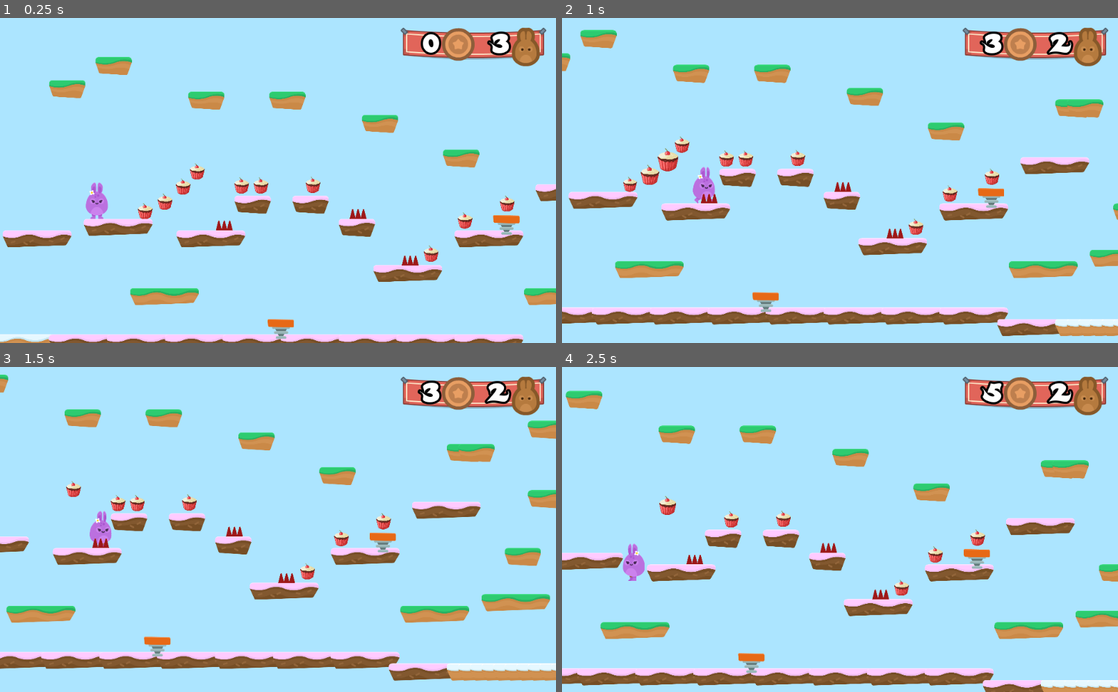
Above: before the commit, frames 1-4 (two rows, left to right).
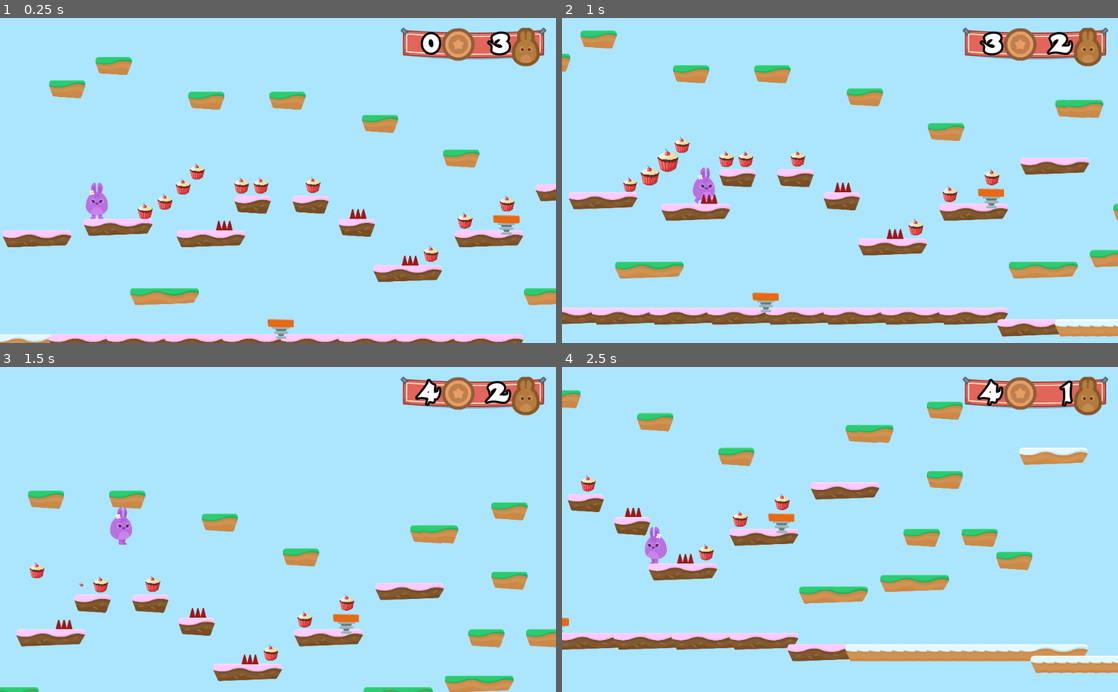
Above: after the commit, the same moments.

Repository: vrudas/hoppy-days
Game: Godot game, scene res://Levels/Level1.tscn
Two runs of this game, one before a commit and one after it. Both use one fixed random seed, a clock stepped at 60 frames per second and the inputs below.
Inputs:
- Up to frame 1 (0.25 s): no input
- Up to frame 2 (1 s): hold D (right) from 0.53 s (still down); tap W (jump) at 0.77 s
- Up to frame 3 (1.5 s): keep holding D (right)
- Up to frame 4 (2.5 s): tap W (jump) at 1.52 s; release D (right) at 2.03 s; hold A (left) from 2.03 s (still down)

Frame 1 is identical in both runs. In frame 2, 2.6% of the frame differs, in the area x 0-100%, y 3-99%; in frame 3, 23%; in frame 4, 25%, in the area x 0-100%, y 3-100%.

Commit message:
Fixed bug when spikes not work when player is on floor

Diff:
--- a/Levels/Level1.tscn
+++ b/Levels/Level1.tscn
@@ -76,5 +76,6 @@
 [node name="BackgroundMusic" type="AudioStreamPlayer" parent="."]
 stream = ExtResource( 4 )
 volume_db = -5.0
+autoplay = true
 
 [node name="GUI" parent="." instance=ExtResource( 7 )]
--- a/Player/Player.gd
+++ b/Player/Player.gd
@@ -27,7 +27,7 @@
 func apply_gravity():
     if position.y > WORLD_LIMIT:
         end_game()
-    if is_on_floor():
+    if is_on_floor() and motion.y > 0:
         motion.y = 0
     elif is_on_ceiling():
         motion.y = Vector2.DOWN.y
@@ -63,7 +63,7 @@
     position.y -= 1
     yield(get_tree(), "idle_frame")
 
-    motion.y -= JUMP_SPEED
+    motion.y = -JUMP_SPEED
 
     play_hurt_sound()
     get_tree().call_group("GUI", "hurt")
@@ -81,4 +81,4 @@
     position.y -= 1
     yield(get_tree(), "idle_frame")
 
-    motion.y -= JUMP_SPEED * JUMP_BOOST_MULTIPLIER
+    motion.y = -JUMP_SPEED * JUMP_BOOST_MULTIPLIER
